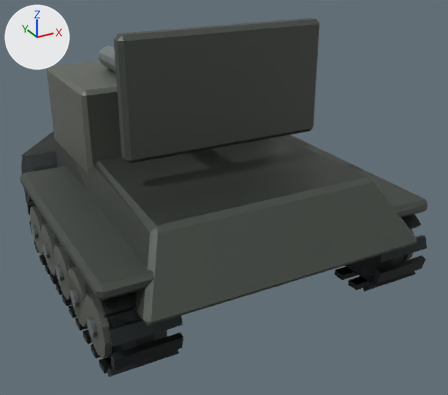
Two versions of the glTF model assets/models/bastion/demo/FlakHalftrack.glb, one commit apart.
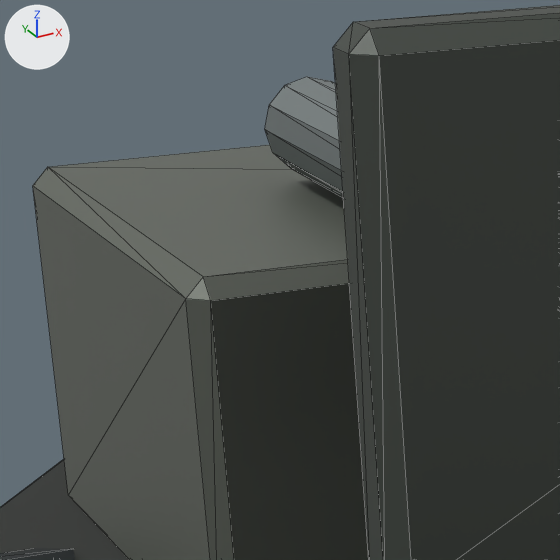
Old and new are each drawn whole from a camera (50 mm lens) standing at (-2.58, -4.88, 3.25) and looking at (0.22, 0.2, 0.7) and again close up on the part from 9% to 37% of the width and 7% to 39% of the height. Arrows for +X, +Y and +Z are at upper left; the lights stay in place. The older version's two pictures come first. The close-ups show mesh edges as thin lines. Where no turn or scale is listed for an object, it has been applied to the vertices. Vertices at exactly the same position are counted once.

Names of what the first close-up shows: 'export_FlakHalftrack_FlakShield', 'export_FlakHalftrack_TrackBelt'.
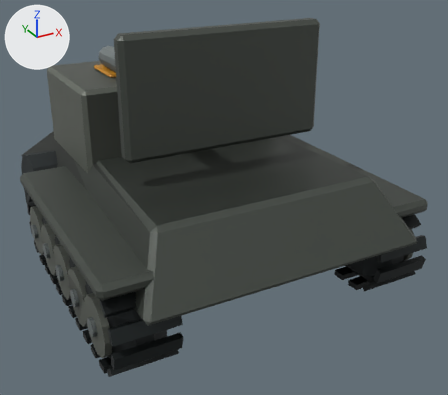
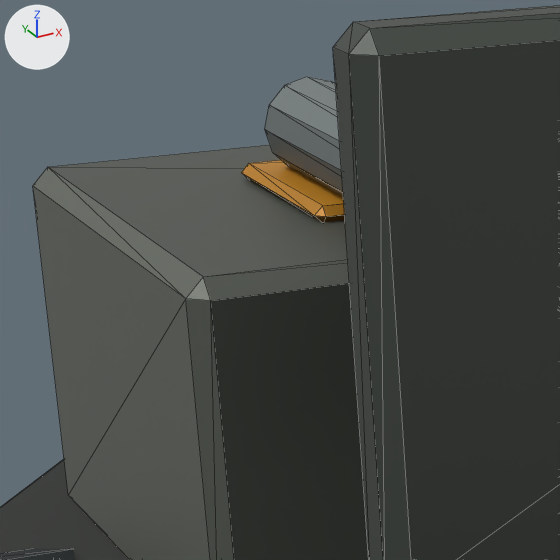
Pixel boxes [x1, y1, x2, y2] of what changed, in the close-ups (560 x 560 px):
part 1 of me_cube_217, added
    after: [241, 160, 345, 222]
part 2 of me_cube_217, recoloured (white to light grey)
    both: [50, 145, 348, 277]

The change, as a list of edits to the scene's bpy script:
```text
Add mat_teamcolor_bastion:
    mat_teamcolor_bastion = bpy.data.materials.new('TeamColor_Bastion')
    # nodes: BsdfPrincipled, Mix, OutputMaterial, VertexColor
    # colours: orange #d39021, mixed with the vertex colours
Change me_cube_217:
    used by ob_export_flakhalftrack_trackbelt; location = (-1.25, 0.0, 0.42)
    remove me_cube_217.from_pydata(...)  # 640 vertices, 1160 faces; spans x -0.32..2.83, y -1.43..2.62, z -0.4..1.46
    add me_cube_217.from_pydata(...)  # 656 vertices, 1188 faces; spans x -0.32..2.83, y -1.43..2.62, z -0.4..1.49
    me_cube_217 part 1: a new loose piece of 16 vertices spanning x 0.6..1.9, y 0.93..1.48, z 1.45..1.49, in mat_teamcolor_bastion
    me_cube_217 part 2: 2 kept faces spanning x 0.24..2.26, y 0.59..1.81, z 1.46 get new vertex colours; the middle colour goes from white #fafafa to light grey #d0d0d0
    add me_cube_217.materials.append(mat_teamcolor_bastion)
```
